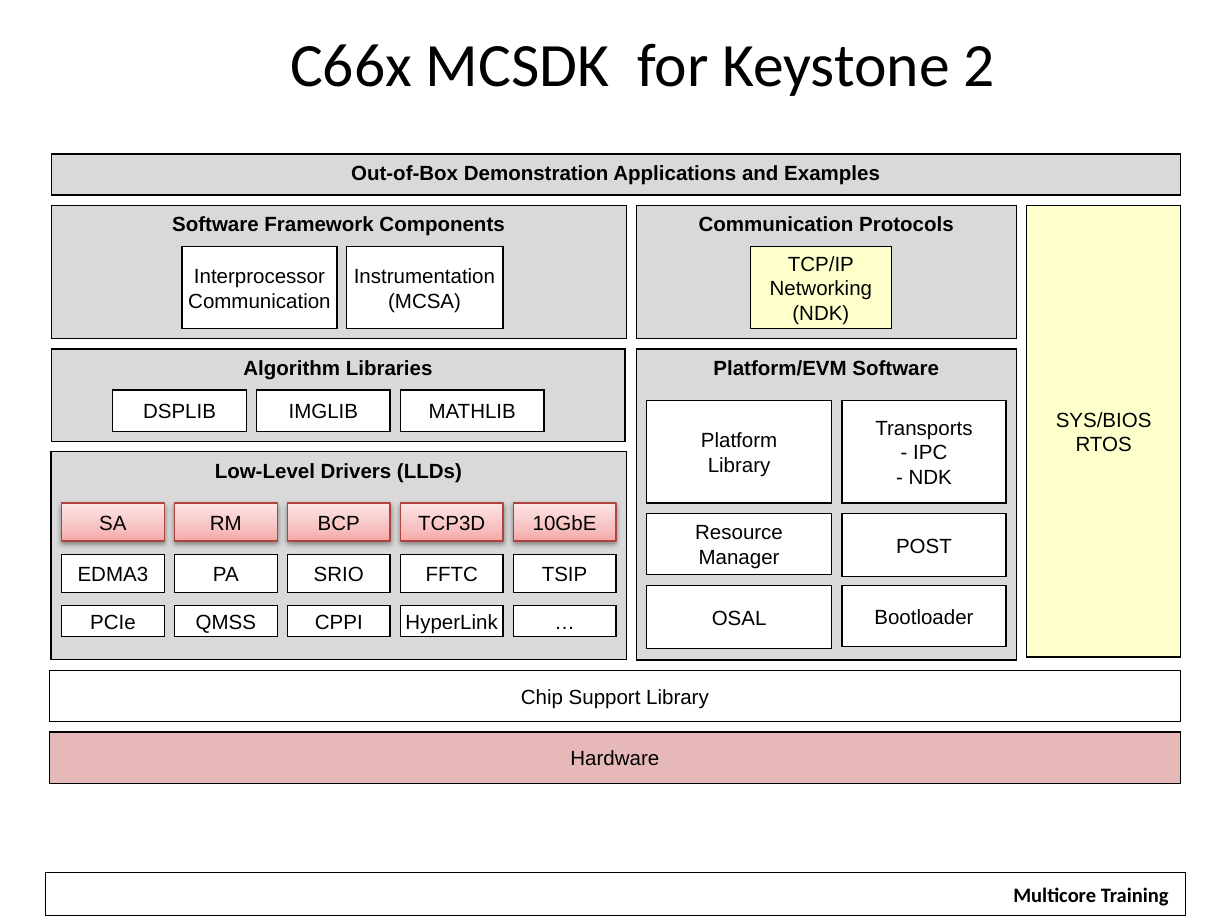
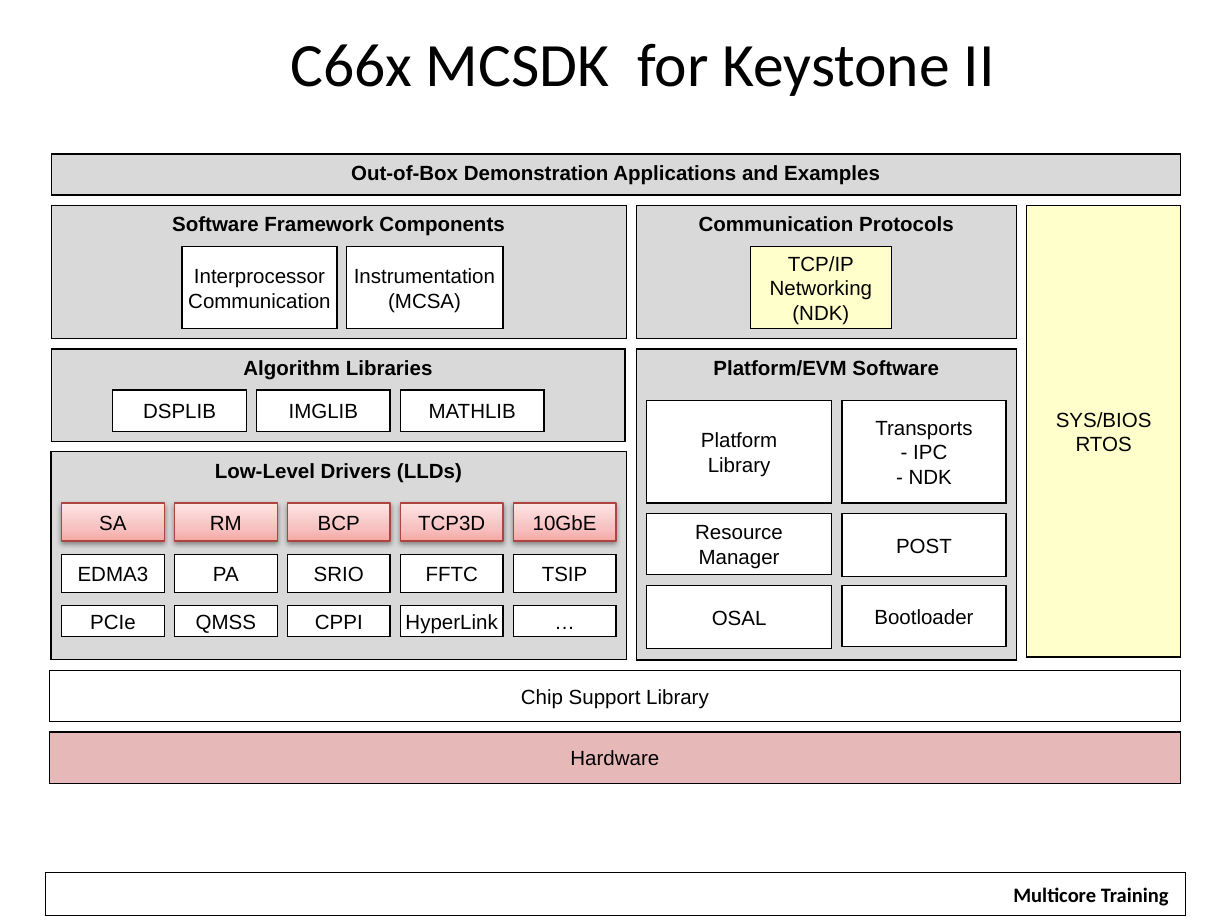
Before and after one commit to hari1989/keystone-workshop, a slide deck: slide 12 of preliminary/Working/presentations/KS1-2 SW Overview.pptx. Drawn at 1232x924 pixels with LibreOffice and Linux fonts; fonts in the diff are those of the drawing; background and template pictures are left out. Boxes give left, top, right and bottom in pixels: in the first picture for what was removed or moved away, otherwise in the second. Text is boxed around its words. In the diff, an @@ line names an element or a change of style, - is before the commit and + after.

```diff
--- a/preliminary/Working/presentations/KS1-2 SW Overview.pptx
+++ b/preliminary/Working/presentations/KS1-2 SW Overview.pptx
@@ title at bbox=[290, 43, 995, 96]: text changed @@
-C66x MCSDK for Keystone 2
+C66x MCSDK for Keystone II
```
Also in this commit, not shown: 12 other slides changed.
